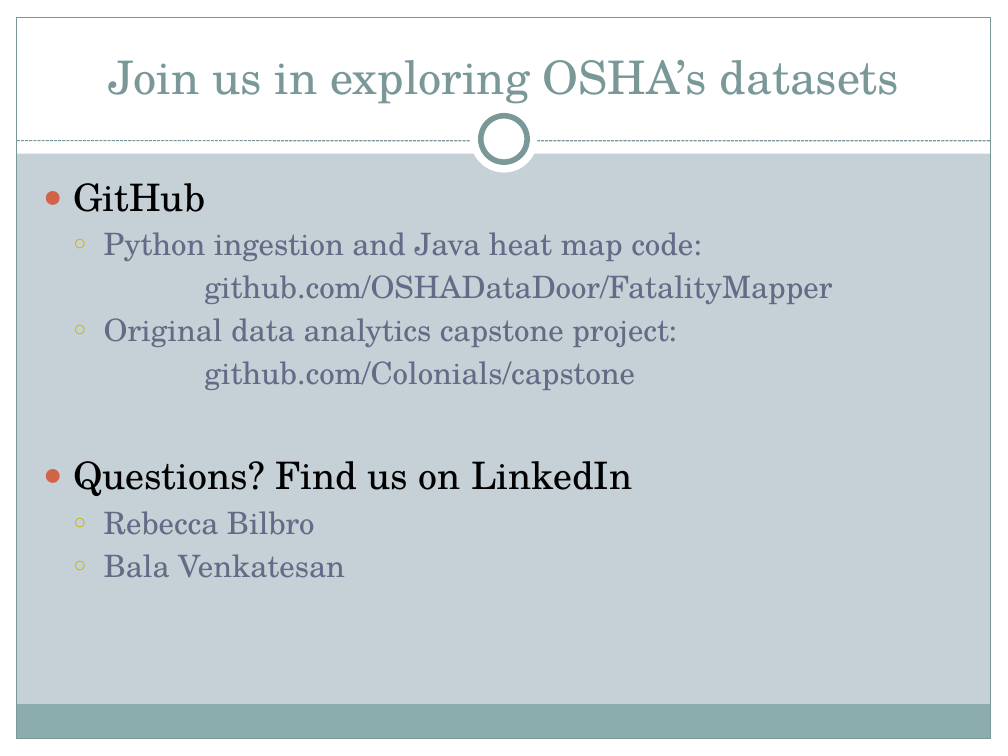
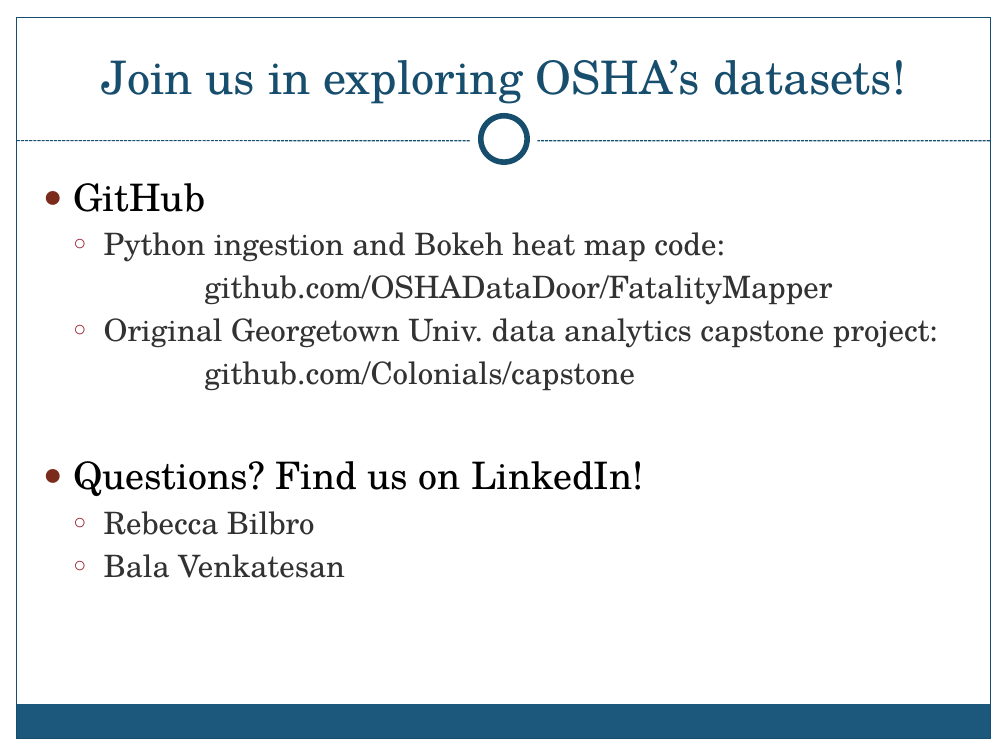
Before and after one commit to OSHADataDoor/OshaScrapy, a slide deck: slide 12 of presentation/DIDCtalk.pptx (slide 11 before the commit). Drawn at 1008x756 pixels with LibreOffice and Linux fonts; fonts in the diff are those of the drawing; background and template pictures are left out. Boxes give left, top, right and bottom in pixels: in the first picture for what was removed or moved away, otherwise in the second. Text is boxed around its words. In the diff, an @@ line names an element or a change of style, - is before the commit and + after.

```diff
--- a/presentation/DIDCtalk.pptx
+++ b/presentation/DIDCtalk.pptx
@@ background #C5D1D7 to picture (left out) @@
@@ rectangle at (17,17,991,739): outline #7C999A 0.75 pt to #184E6D 0.75 pt @@
@@ title at (101,59,906,104): text changed; text colour #7C999A to #184E6D @@
-Join us in exploring OSHA’s datasets
+Join us in exploring OSHA’s datasets!
@@ ellipse at (481,116,527,162): outline #7C999A 4 pt to #184E6D 4 pt @@
@@ line (17, 141) - (991, 141): stroke #7C999A 0.75 pt dashed to #184E6D 0.75 pt dashed @@
@@ text at (73,183,832,578): text colour #646B86 to #323232 in "github.com/OSHADataDoor/FatalityMapper", "github.com/Colonials/capstone", "Rebecca Bilbro", "Bala Venkatesan"; bullet colour #D16349 to #7A2B1C; bullet colour #CCB400 to #9F2936 @@
@@ text at (104,232,725,262): text changed; text colour #646B86 to #323232 @@
-  ○ Python ingestion and Java heat map code:
+  ○ Python ingestion and Bokeh heat map code:
@@ text at (104,318,938,348): text changed; text colour #646B86 to #323232 @@
-  ○ Original data analytics capstone project:
+  ○ Original Georgetown Univ. data analytics capstone project:
@@ text at (73,461,643,496): text changed @@
-● Questions? Find us on LinkedIn
+● Questions? Find us on LinkedIn!
@@ rectangle at (16,705,990,739): fill #8CADAE to #1B587C @@
@@ rectangle removed at (0,739,1008,756) @@
```
Also in this commit, not shown: 10 other slides changed, 1 slide added, 1 other file.
